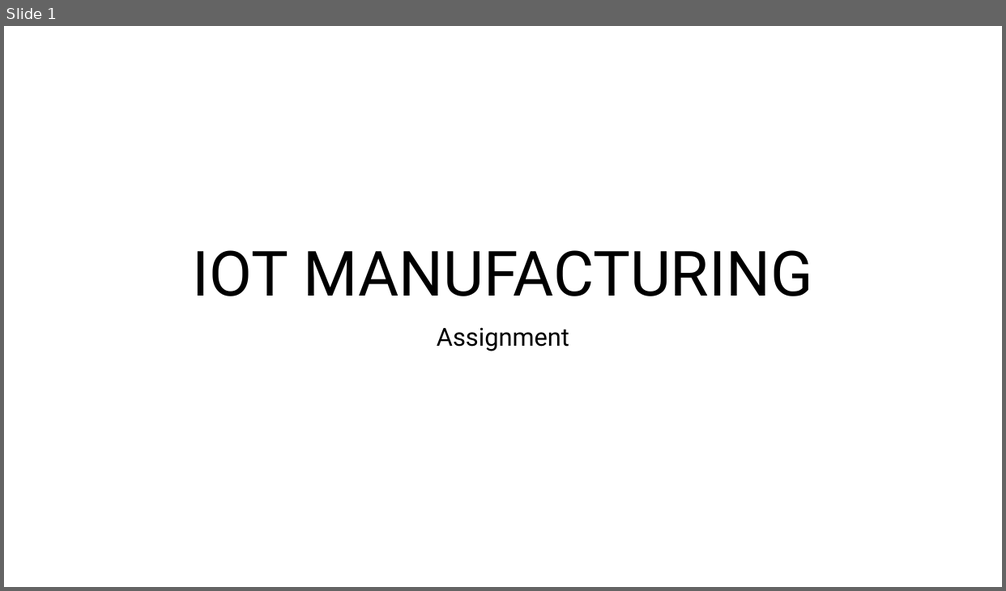
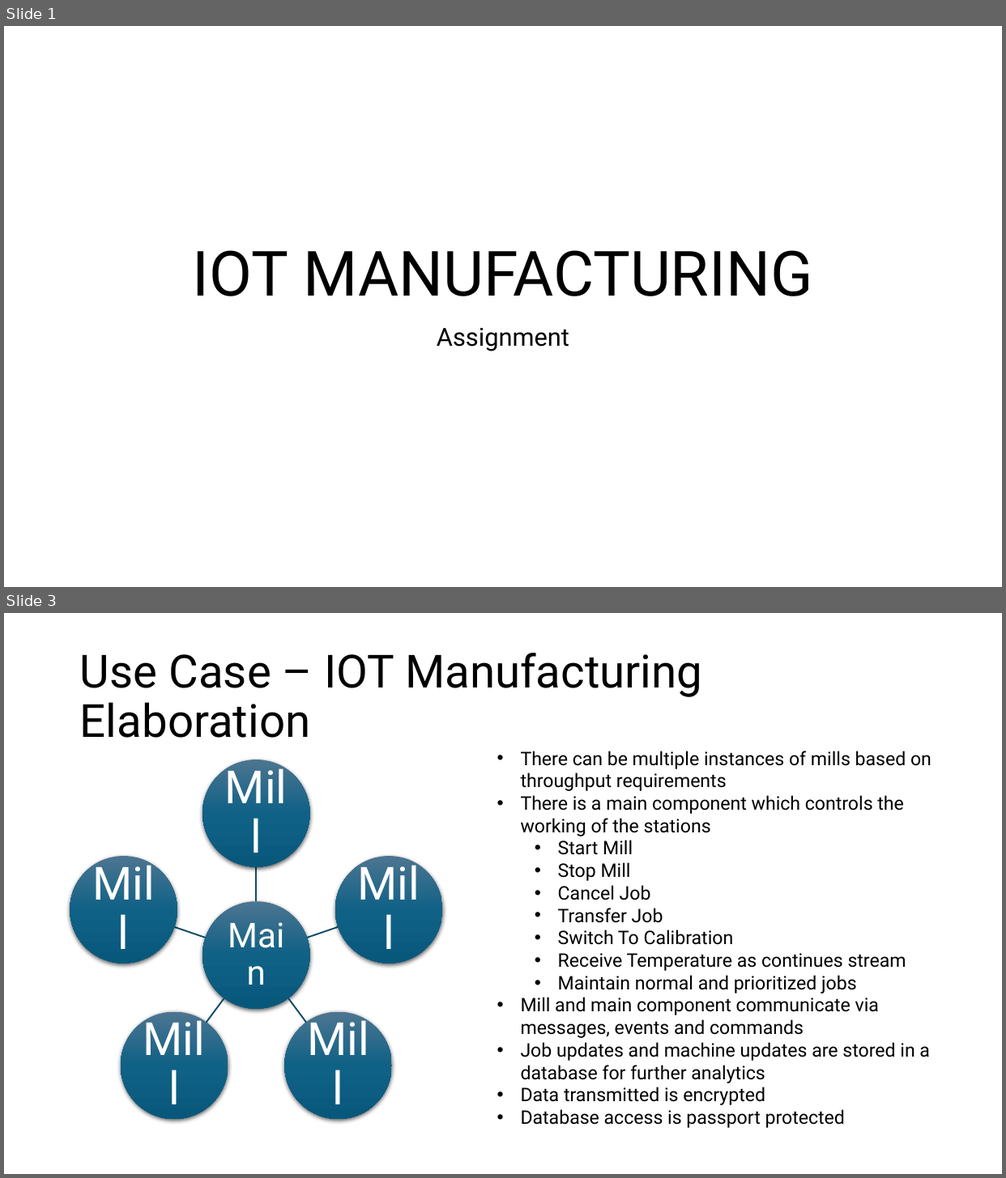
Before and after one commit to pankajkhara/advansys, a slide deck: docs/Assignment.pptx. Shown one above the other, each under a label of ours: slide 1 before the commit, slides 1 and 3 after it; the slides between them are not shown. The pictures are 1006x591 and 1006x1178 pixels, drawn with LibreOffice and Linux fonts; fonts in the diff are those of the drawing. Boxes give left, top, right and bottom in pixels: in the first picture for what was removed or moved away, otherwise in the second. Text is boxed around its words. In the diff, an @@ line names an element or a change of style, - is before the commit and + after.

```diff
--- a/docs/Assignment.pptx
+++ b/docs/Assignment.pptx
@@ slide 3 added at [4,613,1002,1174], background #FFFFFF @@
@@ title added at [80,653,702,738], 44 pt, text #000000 @@
+Use Case – IOT Manufacturing Elaboration
@@ text added at [521,751,931,1128], 18 pt, text #000000 @@
+• There can be multiple instances of mills based on throughput requirements
+• There is a main component which controls the working of the stations
+  • Start Mill
+  • Stop Mill
+  • Cancel Job
+  • Transfer Job
+  • Switch To Calibration
+  • Receive Temperature as continues stream
+  • Maintain normal and prioritized jobs
+• Mill and main component communicate via messages, events and commands
+• Job updates and machine updates are stored in a database for further analytics
+• Data transmitted is encrypted
+• Database access is passport protected
@@ group added at [70,760,443,1119]: 6 ellipses, 6 texts, 5 freeform shapes @@
+Main
+Mill
+Mill
+Mill
+Mill
+Mill
```
Also in this commit, not shown: 1 slide changed, 2 other slides added, 1 slide removed.
